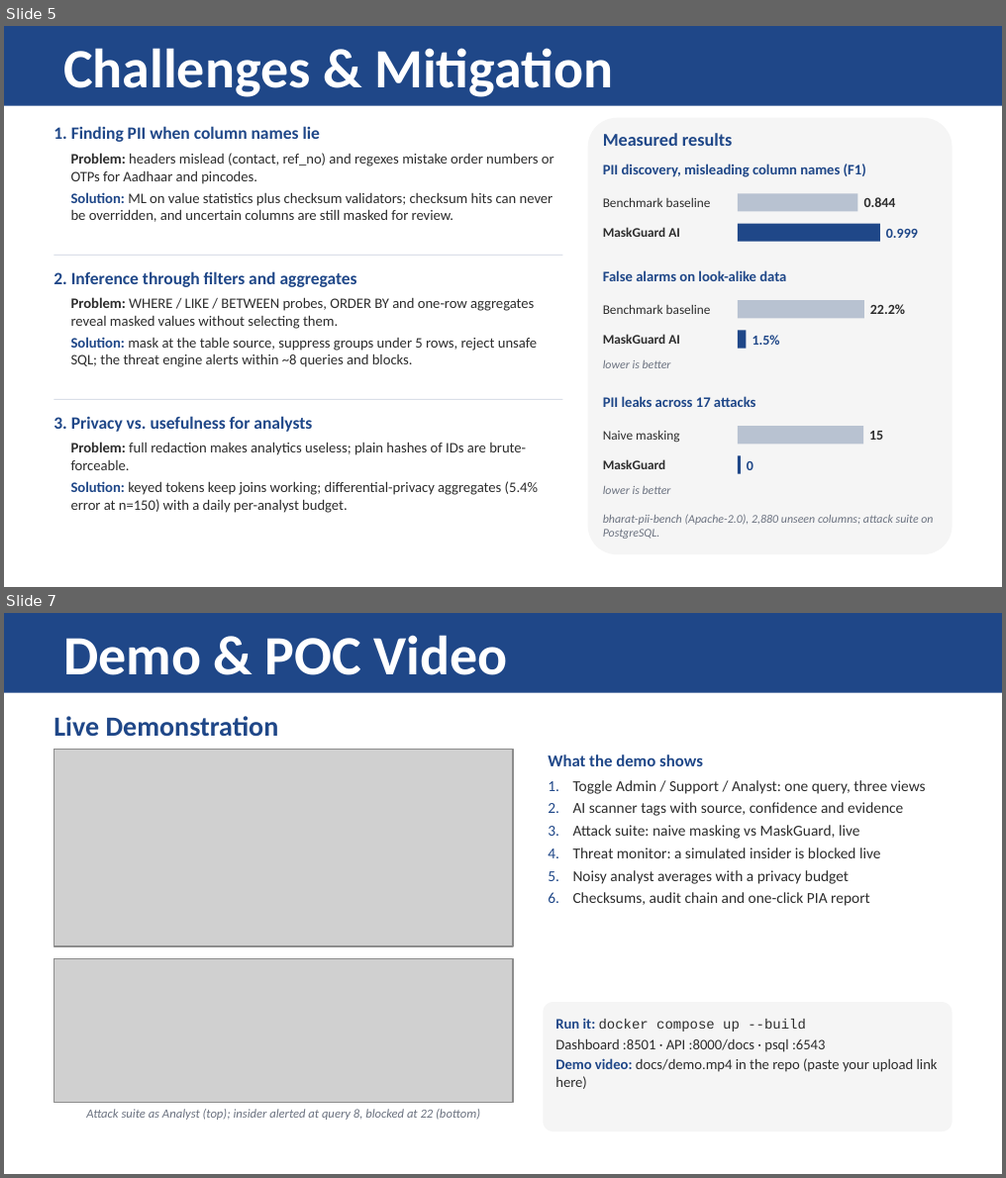
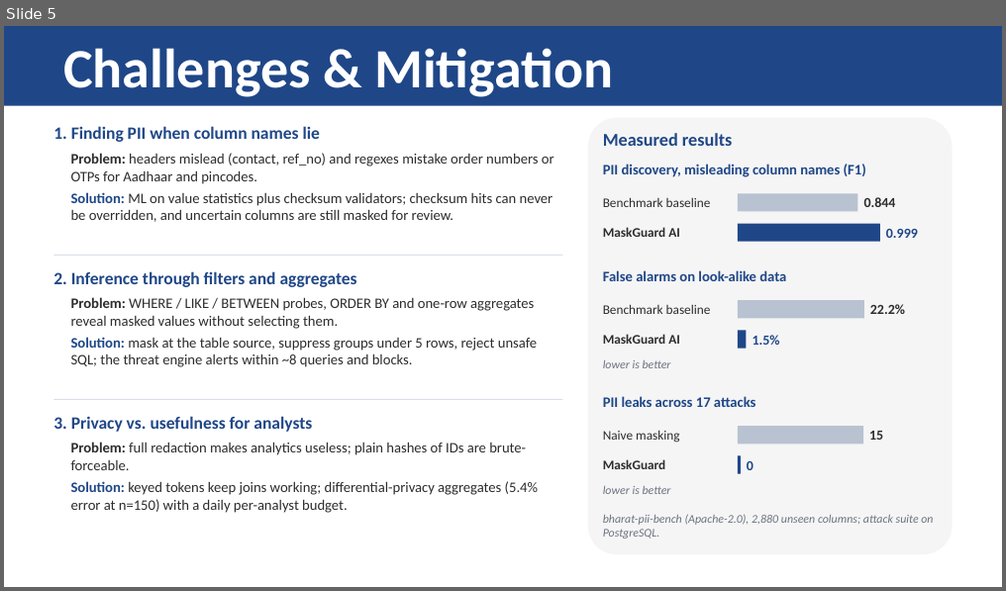
Before and after one commit to hotaro6754/mask, a slide deck: docs/MaskGuard_Round1_Submission.pptx. Shown one above the other, each under a label of ours: slides 5 and 7 before the commit, slide 5 after it; the slides between them are not shown. The pictures are 1006x1178 and 1006x591 pixels, drawn with LibreOffice and Linux fonts; fonts in the diff are those of the drawing; grey boxes stand for pictures. Boxes give left, top, right and bottom in pixels: in the first picture for what was removed or moved away, otherwise in the second. Text is boxed around its words. In the diff, an @@ line names an element or a change of style, - is before the commit and + after.

```diff
--- a/docs/MaskGuard_Round1_Submission.pptx
+++ b/docs/MaskGuard_Round1_Submission.pptx
@@ slide 7 removed at bbox=[4, 613, 1002, 1174], background #FFFFFF @@
@@ rectangle removed at bbox=[4, 613, 1002, 693] @@
@@ text removed at bbox=[63, 635, 508, 675] @@
-Demo & POC Video
@@ text removed at bbox=[54, 716, 279, 737] @@
-Live Demonstration
@@ picture removed at bbox=[54, 749, 513, 947] @@
@@ text removed at bbox=[548, 755, 926, 906] @@
-What the demo shows
-1. Toggle Admin / Support / Analyst: one query, three views
-2. AI scanner tags with source, confidence and evidence
-3. Attack suite: naive masking vs MaskGuard, live
-4. Threat monitor: a simulated insider is blocked live
-5. Noisy analyst averages with a privacy budget
-6. Checksums, audit chain and one-click PIA report
@@ picture removed at bbox=[54, 959, 513, 1102] @@
@@ rounded rectangle removed at bbox=[543, 1002, 952, 1132] @@
-Run it: docker compose up --build
-Dashboard :8501 · API :8000/docs · psql :6543
-Demo video: docs/demo.mp4 in the repo (paste your upload link here)
@@ text removed at bbox=[86, 1109, 480, 1120] @@
-Attack suite as Analyst (top); insider alerted at query 8, blocked at 22 (bottom)
```
Also in this commit, not shown: 4 slides changed, 1 slide added.
